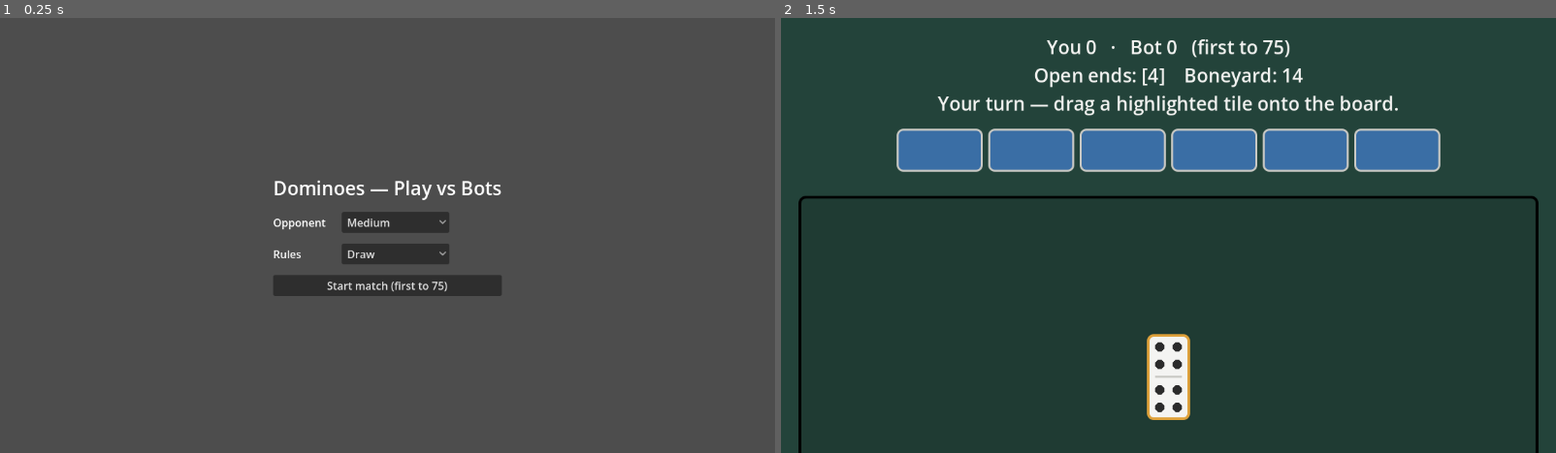
Above: before the commit, frames 1-2 (left to right).
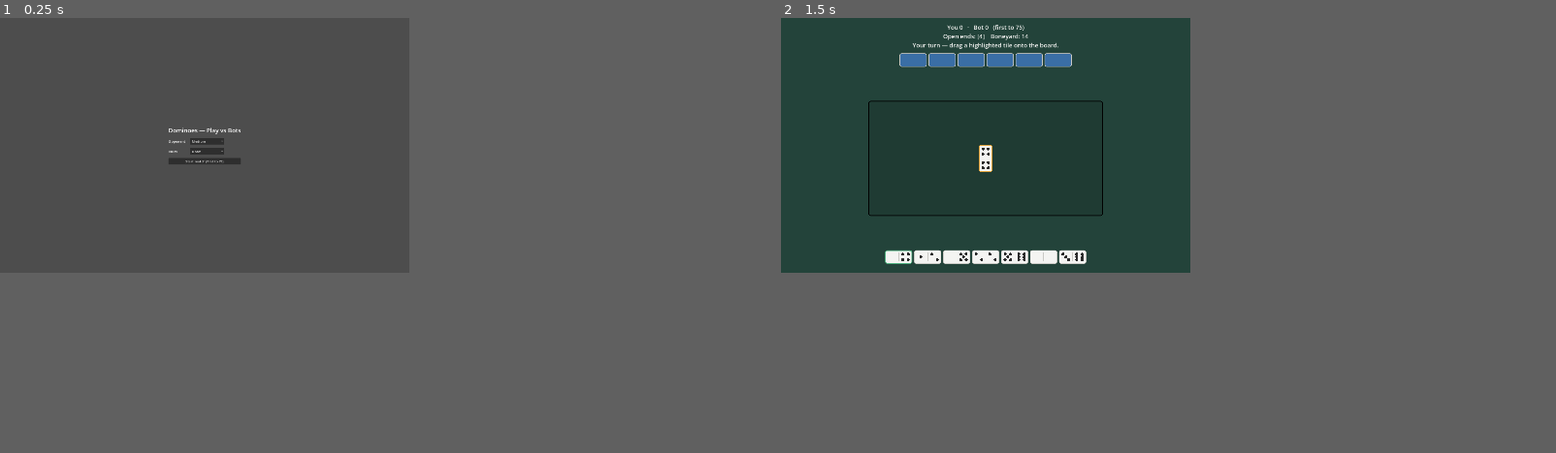
Above: after the commit, the same moments.

Repository: malgadir11/dominoes
Game: Godot game, scene res://scenes/game.tscn
The game is run twice, just before and just after one commit, with the same random seed, the same clock (stepped at 60 frames per second) and the same inputs.
Inputs (mouse positions are in pixels of both pictures, inside the frame that each line leads up to):
- Up to frame 1 (0.25 s): no input
- Up to frame 2 (1.5 s): click "Start match (first to 75)" at 0.5 s; tap Enter at 1.25 s; drag from (936, 148) to (1246, 139) at 1.27 s
In our replay, the window is 799x449 before the commit and 422x263 after it. These sizes can differ from the game's own. Grey fills any space a smaller window leaves; there, only what the larger window draws over its background counts as a difference.

The runs differ from the first frame. In frame 1, 3.4% of the frame differs, in the area x 21-65%, y 25-64%; in frame 2, 12%, in the area x 2-98%, y 1-100%.

Commit message:
Open maximized at 1920x1080 base resolution with UI scaling
project.godot: viewport 1920x1080, window mode maximized, canvas_items stretch
with expand aspect so the UI scales cleanly to the actual screen. (Non-default
values, so the editor no longer strips them on rewrite.)

Co-Authored-By: Claude Opus 4.8 <noreply@anthropic.com>

Diff:
--- a/project.godot
+++ b/project.godot
@@ -19,6 +19,14 @@
 run/main_scene="res://scenes/game.tscn"
 config/features=PackedStringArray("4.7")
 
+[display]
+
+window/size/viewport_width=1920
+window/size/viewport_height=1080
+window/size/mode=2
+window/stretch/mode="canvas_items"
+window/stretch/aspect="expand"
+
 [debug]
 
 gdscript/warnings/untyped_declaration=1
